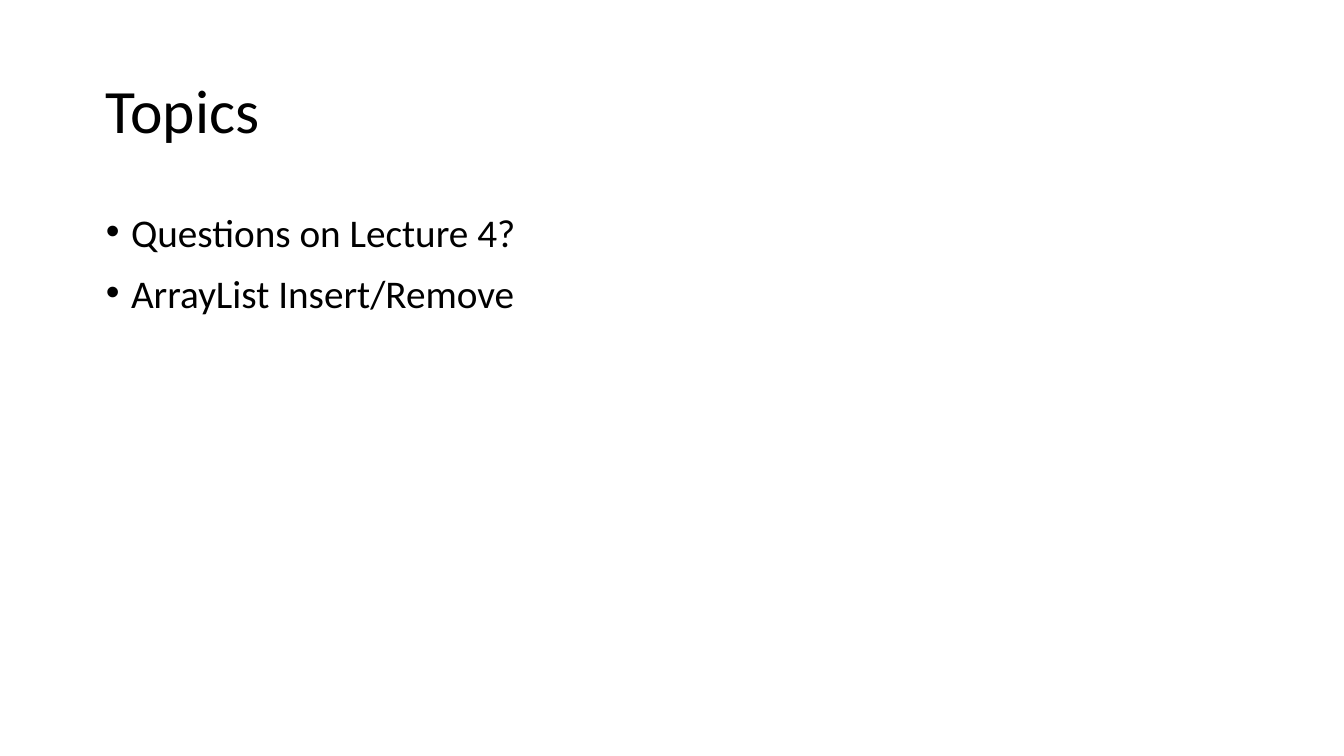
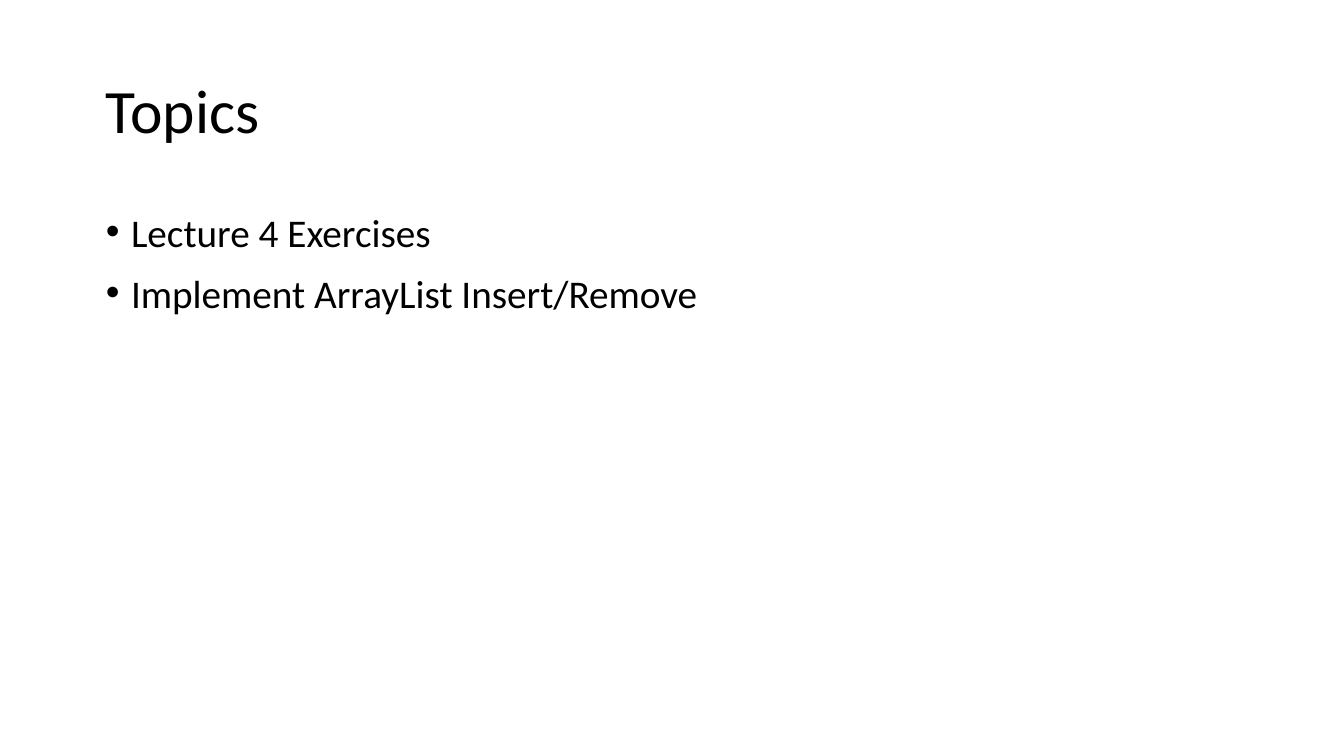
Before and after one commit to ucsd-cse12-w21/ucsd-cse12-w21.github.io, a slide deck: slide 3 of lectures/lecture-04/Lecture-Live D00/Lecture 04 - Lecture.pptx. Drawn at 1344x756 pixels with LibreOffice and Linux fonts; fonts in the diff are those of the drawing. Boxes give left, top, right and bottom in pixels: in the first picture for what was removed or moved away, otherwise in the second. Text is boxed around its words. In the diff, an @@ line names an element or a change of style, - is before the commit and + after.

```diff
--- a/lectures/lecture-04/Lecture-Live D00/Lecture 04 - Lecture.pptx
+++ b/lectures/lecture-04/Lecture-Live D00/Lecture 04 - Lecture.pptx
@@ text at [131,220,697,315]: text changed @@
-• Questions on Lecture 4?
-• ArrayList Insert/Remove
+• Lecture 4 Exercises
+• Implement ArrayList Insert/Remove
```
Also in this commit, not shown: 5 slides added, 3 other files.
